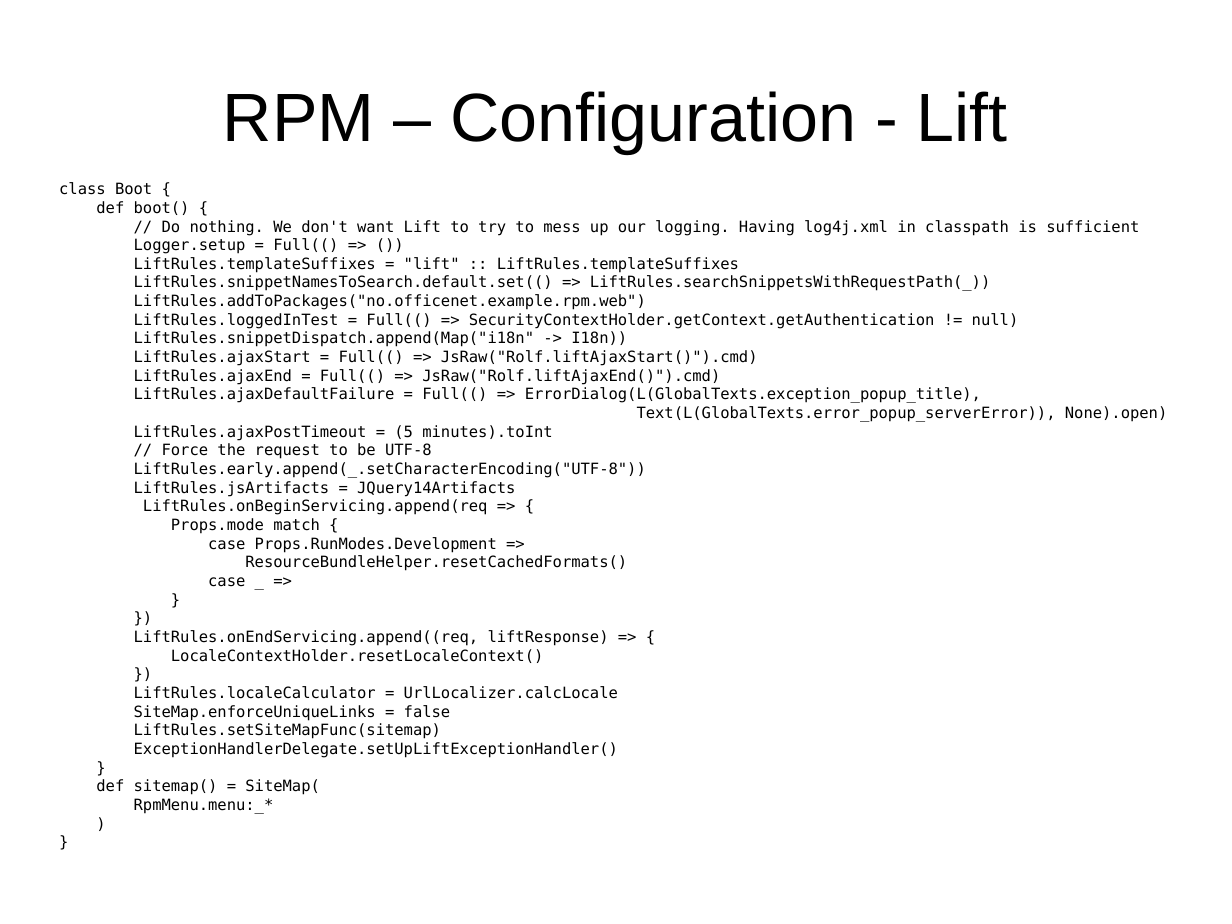
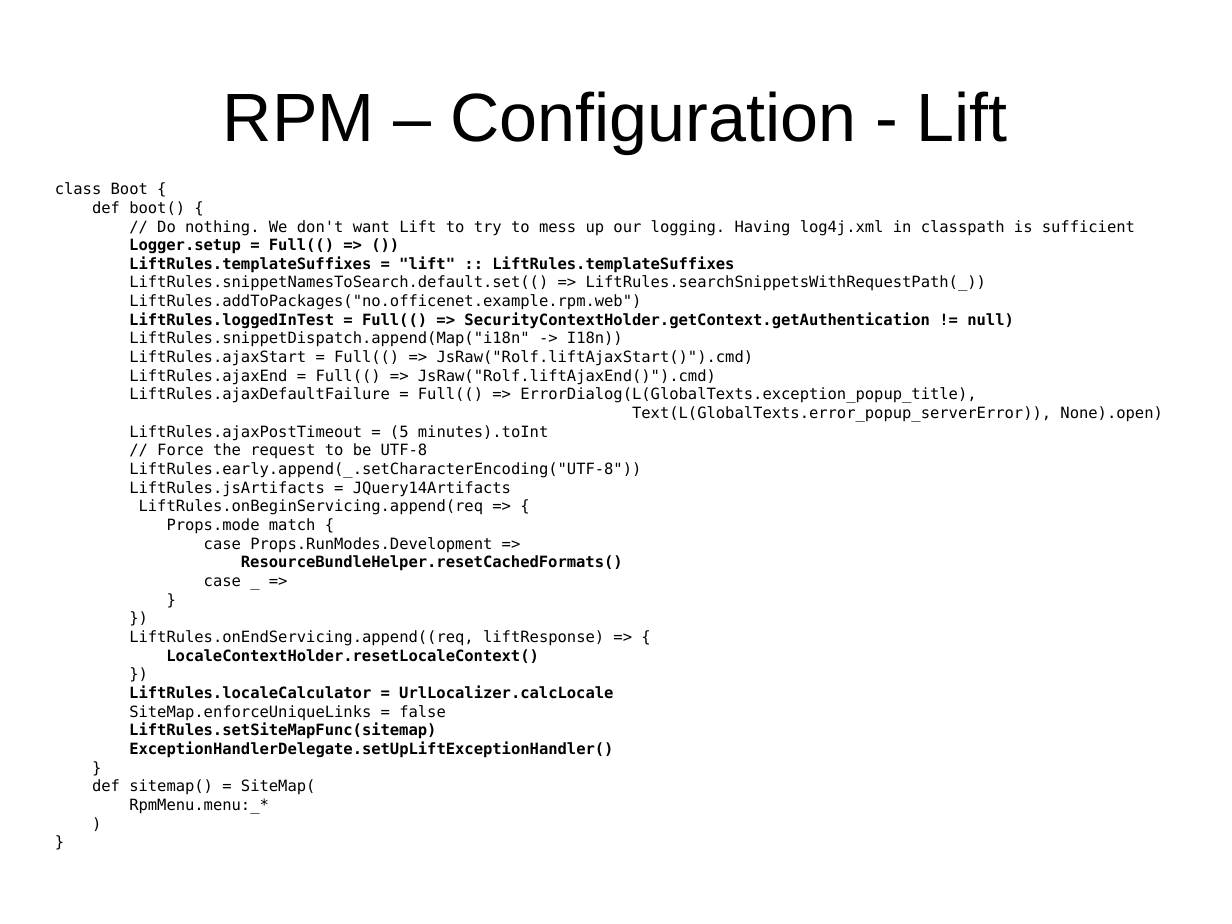
Before and after one commit to andreak/slol-2011, a slide deck: slide 21 of Scala-LiftOff-2011-lift-from-jee-perspective.odp (slide 20 before the commit). Drawn at 1232x924 pixels with LibreOffice and Linux fonts; fonts in the diff are those of the drawing. Boxes give left, top, right and bottom in pixels: in the first picture for what was removed or moved away, otherwise in the second. Text is boxed around its words. In the diff, an @@ line names an element or a change of style, - is before the commit and + after.

```diff
--- a/Scala-LiftOff-2011-lift-from-jee-perspective.odp
+++ b/Scala-LiftOff-2011-lift-from-jee-perspective.odp
@@ text at (x1=129, y1=238, x2=1014, y2=758): bold on in "Logger.setup = Full(() => ())", "LiftRules.templateSuffixes = "lift" :: LiftRules.templateSuf ...", "LiftRules.loggedInTest = Full(() => SecurityContextHolder.ge ...", "ResourceBundleHelper.resetCachedFormats()" and 4 more places @@
```
Also in this commit, not shown: 13 other slides changed, 5 slides added.
